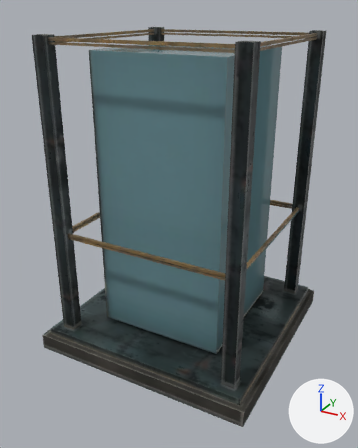
The glTF model game/world/models/elevator.glb, before and after one commit.
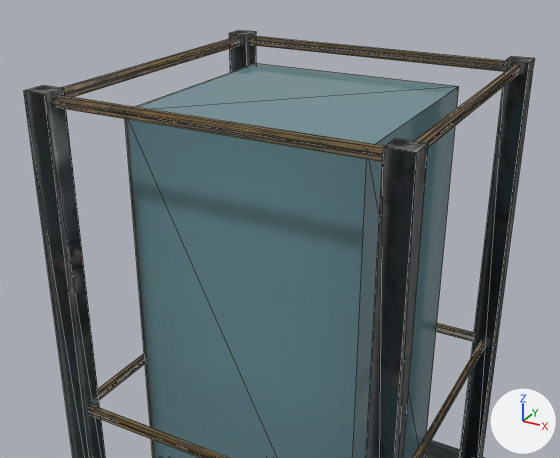
Each version appears first whole from a camera (50 mm lens) standing at (0.68, -1.304, 1.027) and looking at (-0.009, -0.05, 0.4), and next in a close-up from a camera (50 mm lens) standing at (0.566, -1.1, 1.23) and looking at (-0.065, 0.047, 0.657). Arrows for +X, +Y and +Z are at lower right; the lights stay in place. The older version's two pictures come first. The close-ups show mesh edges as thin lines. Vertices at exactly the same position are counted once.

The first close-up shows 'te_elevator'.
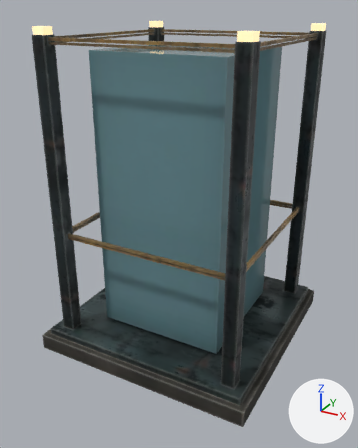
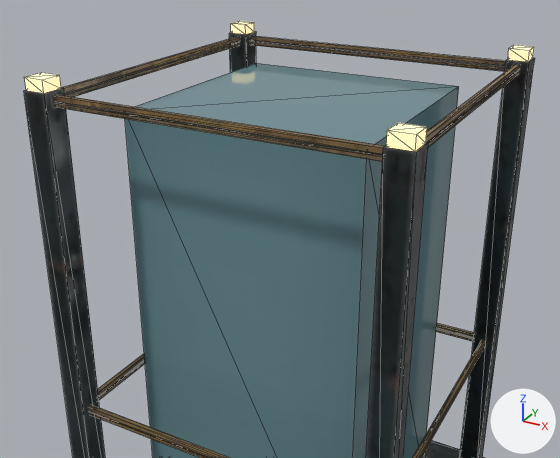
Pixel boxes (x1, y1, x2, y2) of what changed, in the close-ups (560 x 458 px):
'te_elevator', surface changed, reshaped
    before: (24, 30, 535, 458)
    after: (24, 21, 535, 458)
part 1 of me_te_elevator, added (beige)
    after: (24, 72, 61, 93)
part 2 of me_te_elevator, added
    after: (231, 21, 254, 35)
part 3 of me_te_elevator, added (beige)
    after: (386, 123, 427, 152)
part 4 of me_te_elevator, added
    after: (508, 45, 534, 62)
part 5 of me_te_elevator, surface changed
    both: (54, 37, 513, 458)

What changed in the scene script:
```text
Add img_te_elevator_glow:
    img_te_elevator_glow = load_image('te_elevator_glow', '_unpacked/te_elevator_glow', 512, 512, 'sRGB')
Change mat_te_elevator:
    where n0 = _N.new('ShaderNodeBsdfPrincipled'); n0.name = 'Principled BSDF'
    add n0.inputs[28].default_value = 1.0  # 'Emission Strength'
    where n2 = _N.new('ShaderNodeTexImage'); n2.name = 'Image Texture'
    n2.image: img_te_elevator_color -> img_te_elevator_glow
    add n4 = _N.new('ShaderNodeTexImage'); n4.name = 'Image Texture.001'
    add n4.image = img_te_elevator_color
    remove n4 = _N.new('ShaderNodeTexImage'); n4.name = 'Image Texture.001'
    remove n4.image = img_te_elevator_finish
    add n5 = _N.new('ShaderNodeTexImage'); n5.name = 'Image Texture.002'
    add n5.image = img_te_elevator_finish
    remove _L.new(n2.outputs[0], n0.inputs[0])  # 'Color' to 'Base Color'
    where n3 = _N.new('ShaderNodeSeparateColor'); n3.name = 'Separate Color'
    remove _L.new(n4.outputs[0], n3.inputs[0])  # 'Color' to 'Color'
    add _L.new(n2.outputs[0], n0.inputs[27])  # 'Color' to 'Emission Color'
    add _L.new(n4.outputs[0], n0.inputs[0])  # 'Color' to 'Base Color'
    add _L.new(n5.outputs[0], n3.inputs[0])  # 'Color' to 'Color'
Change me_te_elevator:
    used by ob_te_elevator; location = (0.0, 0.0, 0.0)
    remove me_te_elevator.from_pydata(...)  # 248 vertices, 372 faces; spans x -0.35..0.35, y -0.35..0.35, z 0.0..0.96
    add me_te_elevator.from_pydata(...)  # 280 vertices, 420 faces; spans x -0.35..0.35, y -0.35..0.35, z 0.0..0.98
    me_te_elevator part 1: a new loose piece, a box spanning x -0.298..-0.262, y -0.298..-0.262, z 0.96..0.98, in mat_te_elevator
    me_te_elevator part 2: a new loose piece, a box spanning x -0.298..-0.262, y 0.262..0.298, z 0.96..0.98, in mat_te_elevator
    me_te_elevator part 3: a new loose piece, a box spanning x 0.262..0.298, y -0.298..-0.262, z 0.96..0.98, in mat_te_elevator
    me_te_elevator part 4: a new loose piece, a box spanning x 0.262..0.298, y 0.262..0.298, z 0.96..0.98, in mat_te_elevator
    me_te_elevator part 5: 226 kept faces spanning x -0.285..0.285, y -0.285..0.285, z 0.38..0.954 get new texture (UV) coordinates
```
